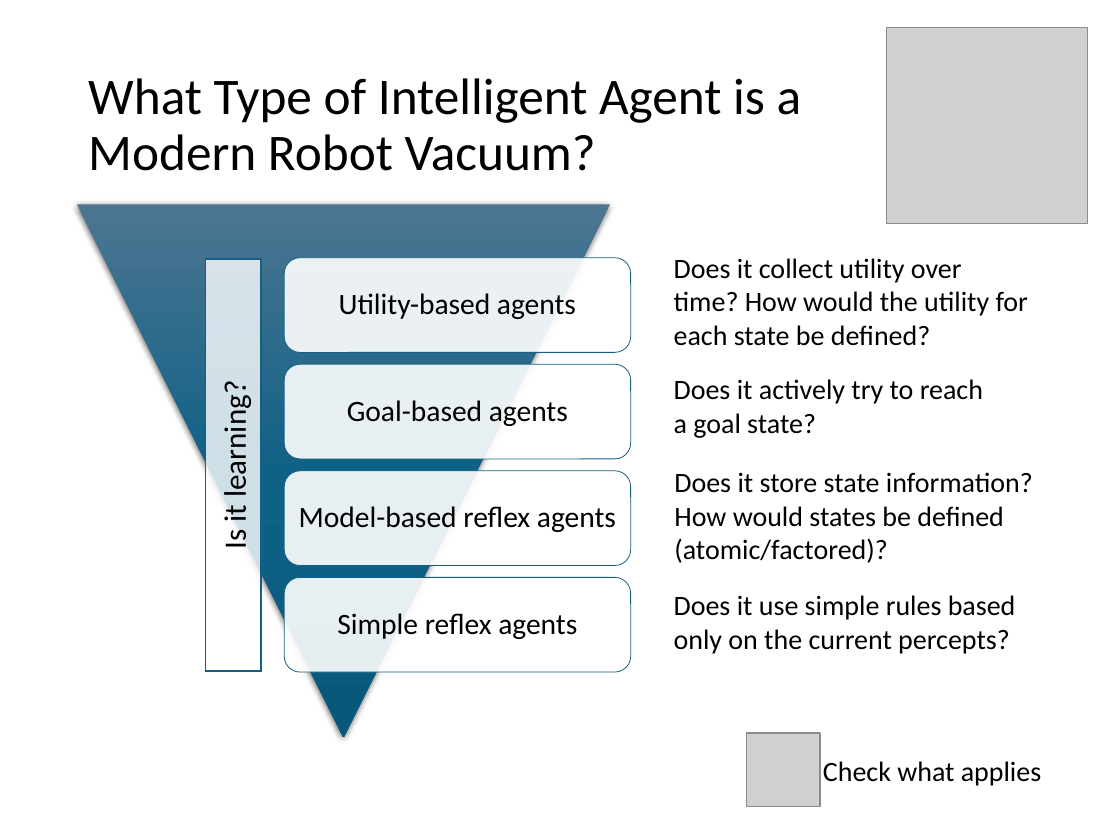
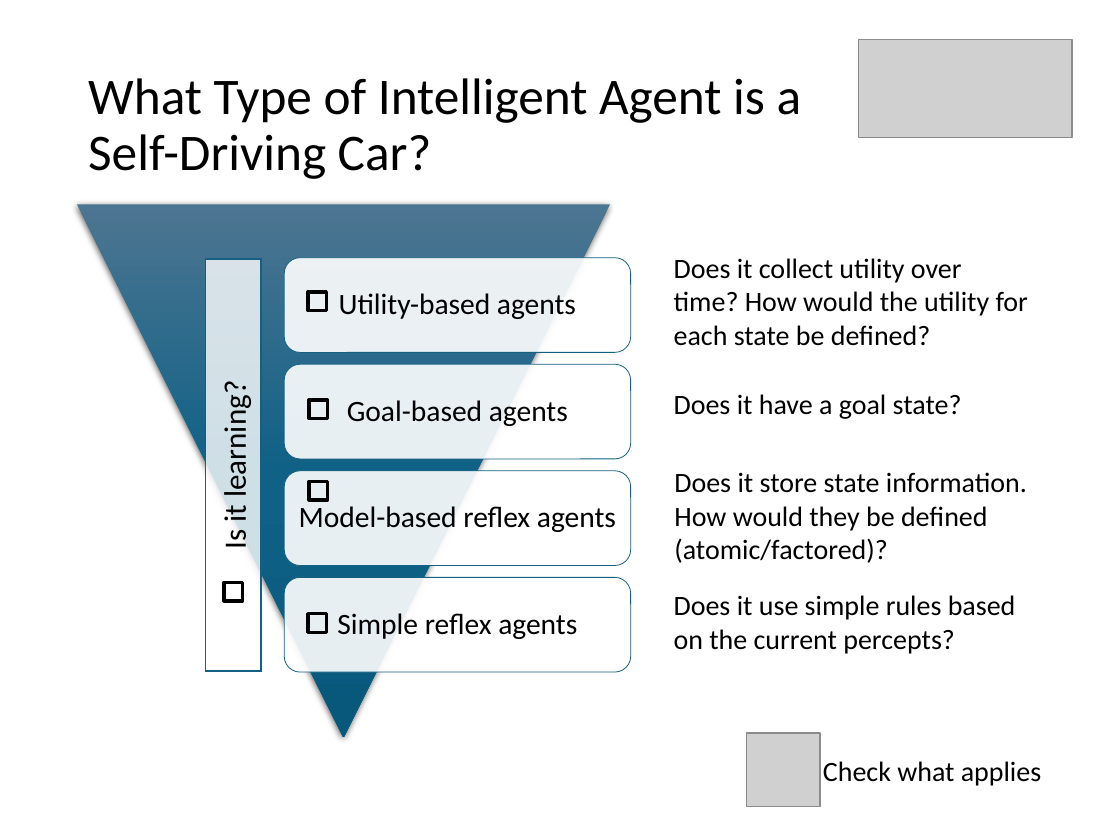
Before and after one commit to mhahsler/Introduction_to_Artificial_Intelligence, a slide deck: slide 25 of slides/discussion/02_agents_discussion.pptx (slide 40 before the commit). Drawn at 1120x840 pixels with LibreOffice and Linux fonts; fonts in the diff are those of the drawing; grey boxes stand for pictures. Boxes give left, top, right and bottom in pixels: in the first picture for what was removed or moved away, otherwise in the second. Text is boxed around its words. In the diff, an @@ line names an element or a change of style, - is before the commit and + after.

```diff
--- a/slides/discussion/02_agents_discussion.pptx
+++ b/slides/discussion/02_agents_discussion.pptx
@@ picture removed at bbox=[887, 28, 1088, 224] @@
@@ picture added at bbox=[859, 39, 1073, 138] @@
@@ title at bbox=[88, 78, 802, 179]: text changed @@
-What Type of Intelligent Agent is a
-Modern Robot Vacuum?
+What Type of Intelligent Agent is a
+Self-Driving Car?
@@ rectangle added at bbox=[308, 292, 326, 311], outline #000000 2.25 pt @@
@@ rectangle added at bbox=[309, 400, 327, 419], outline #000000 2.25 pt @@
@@ text at bbox=[674, 394, 962, 419]: text changed @@
-Does it actively try to reach a goal state?
+Does it have a goal state?
@@ text at bbox=[674, 472, 1027, 563]: text changed @@
-Does it store state information? How would states be defined (atomic/factored)?
+Does it store state information. How would they be defined (atomic/factored)?
@@ rectangle added at bbox=[309, 482, 327, 501], outline #000000 2.25 pt @@
@@ rectangle added at bbox=[224, 582, 242, 601], outline #000000 2.25 pt @@
@@ text at bbox=[674, 595, 1016, 654]: text changed @@
-Does it use simple rules based only on the current percepts?
+Does it use simple rules based on the current percepts?
@@ rectangle added at bbox=[308, 614, 326, 633], outline #000000 2.25 pt @@
```
Also in this commit, not shown: 10 other slides changed, 11 slides added, 31 slides removed, 1 other file.
